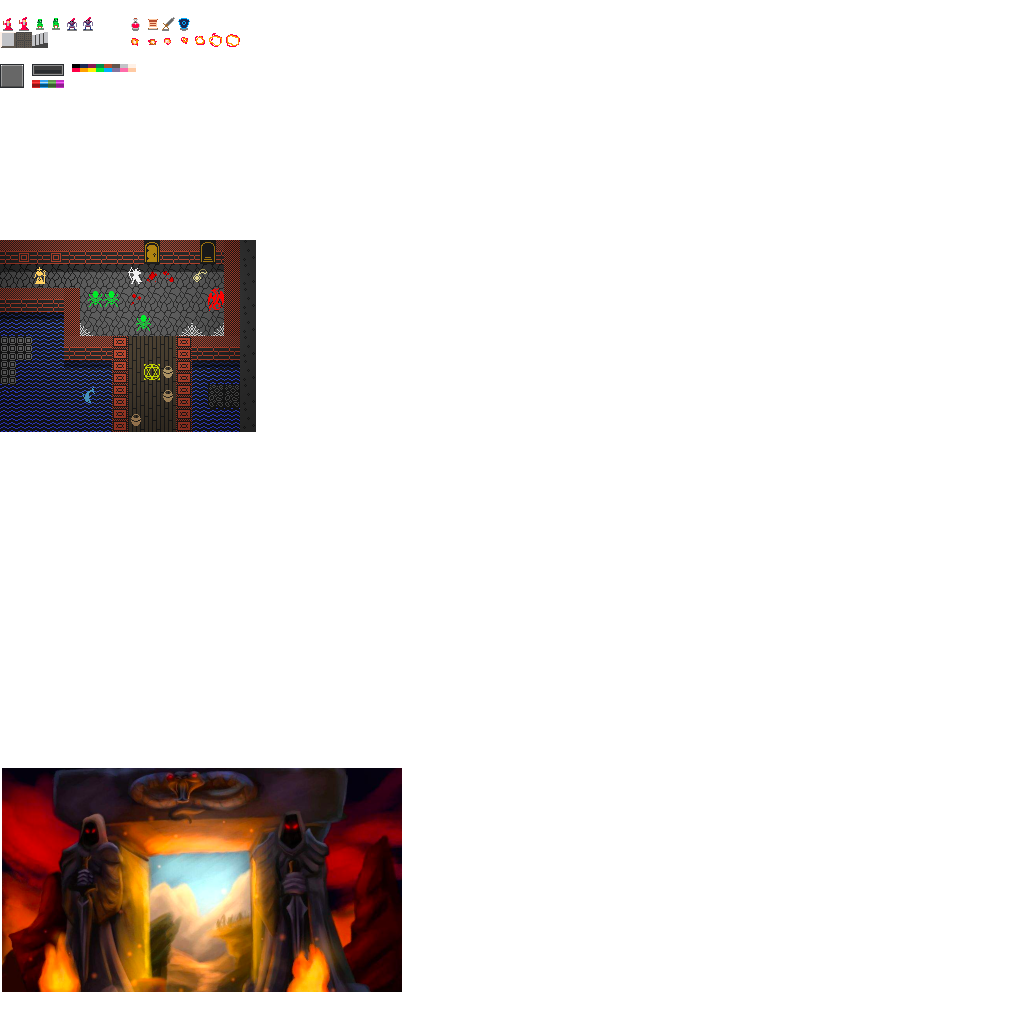
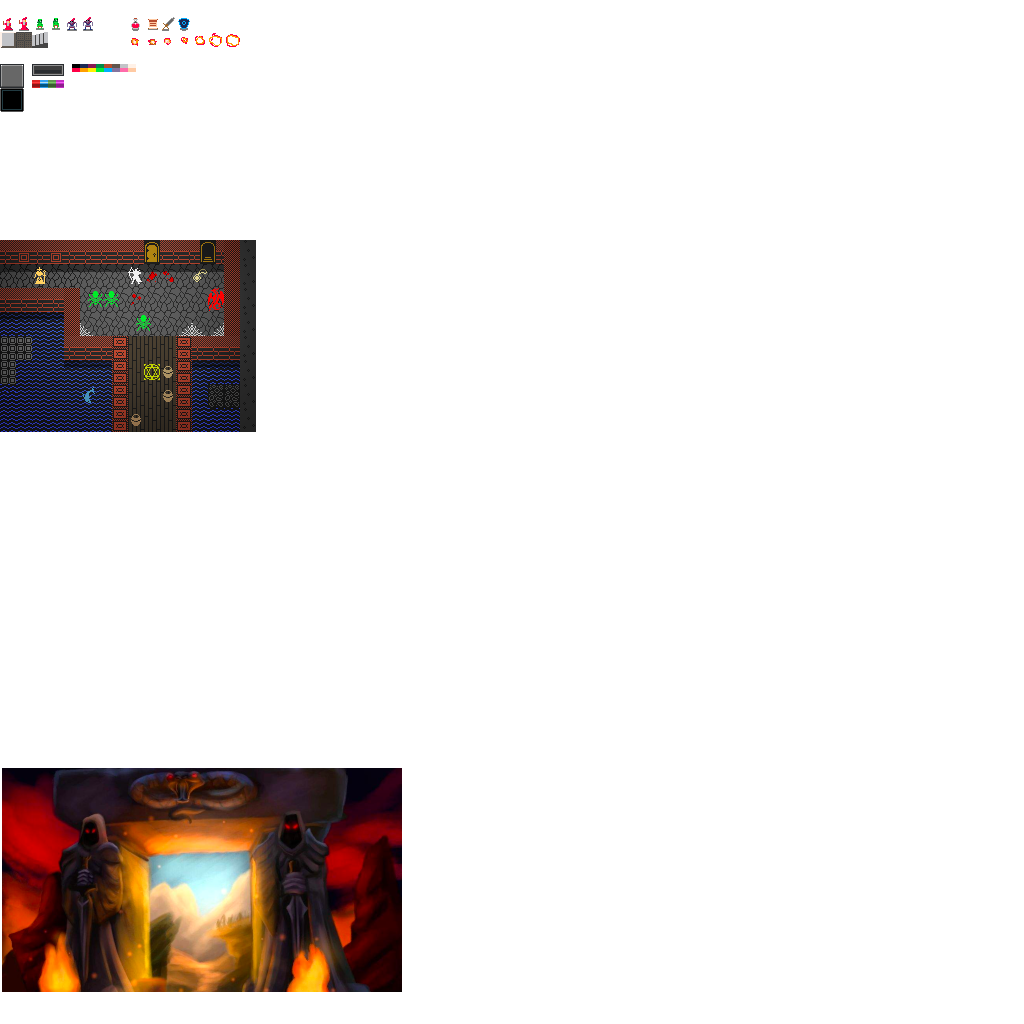
Two versions of the same layered image (1024px x 1024px). Layer-by-layer changes:
painted on "graphics.png" over [0, 88, 24, 112]
